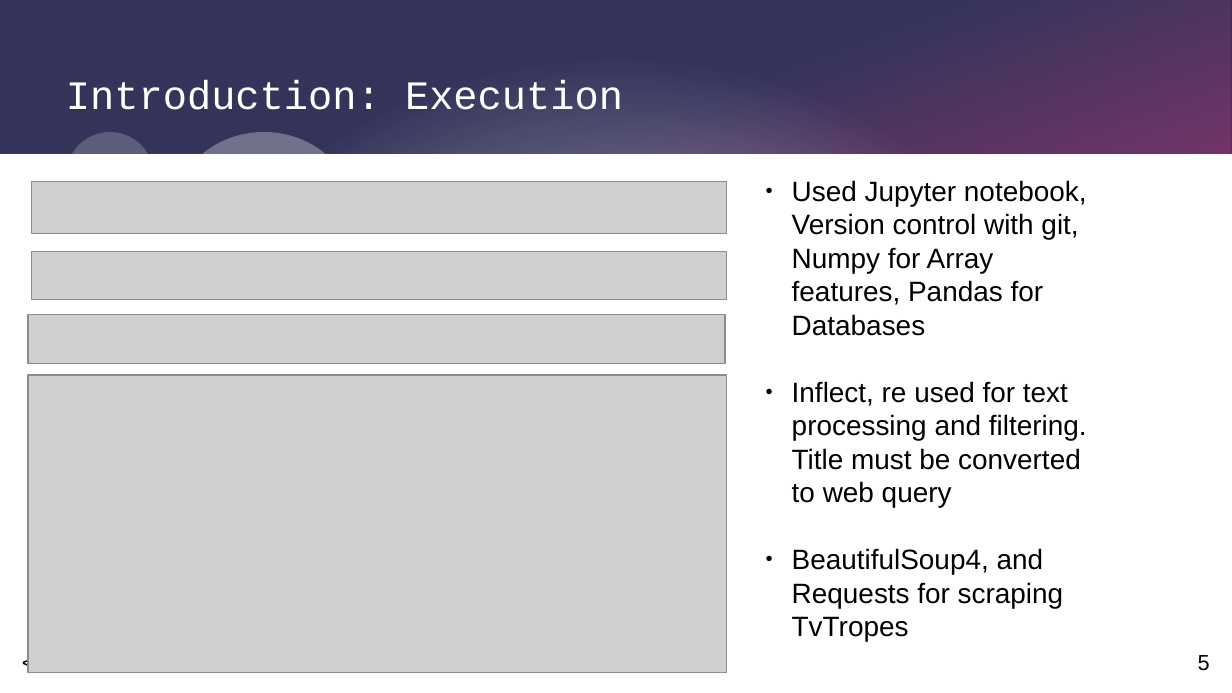
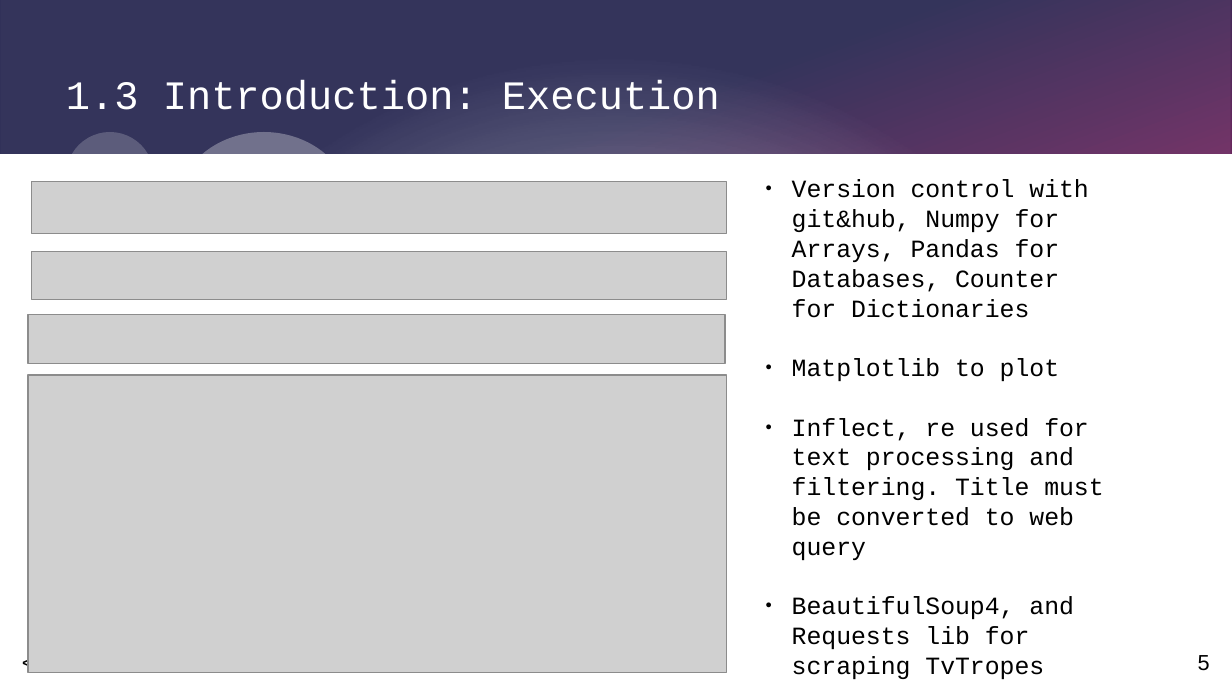
Before and after one commit to SacredFisher/Python_Project, a slide deck: slide 5 of SrikarP_FilmProject.pptx. Drawn at 1232x693 pixels with LibreOffice and Linux fonts; fonts in the diff are those of the drawing; grey boxes stand for pictures. Boxes give left, top, right and bottom in pixels: in the first picture for what was removed or moved away, otherwise in the second. Text is boxed around its words. In the diff, an @@ line names an element or a change of style, - is before the commit and + after.

```diff
--- a/SrikarP_FilmProject.pptx
+++ b/SrikarP_FilmProject.pptx
@@ title at (66, 80, 720, 110): text changed @@
-Introduction: Execution
+1.3 Introduction: Execution
@@ text at (792, 179, 1088, 381): text changed; size 18 to 16 pt; font Arial to Courier New @@
-● Used Jupyter notebook, Version control with git, Numpy for Array features, Pandas for Databases
+● Version control with git&hub, Numpy for Arrays, Pandas for Databases, Counter for Dictionaries
+● Matplotlib to plot
@@ text at (792, 418, 1103, 560): size 18 to 16 pt, font Arial to Courier New in "Inflect, re used for text processing and ..." @@
@@ text at (792, 596, 1074, 649): text changed; size 18 to 16 pt; font Arial to Courier New @@
-● BeautifulSoup4, and Requests for scraping TvTropes
+● BeautifulSoup4, and Requests lib for scraping TvTropes
```
Also in this commit, not shown: 10 other slides changed, 1 slide added, 1 slide removed, 1 other file.
